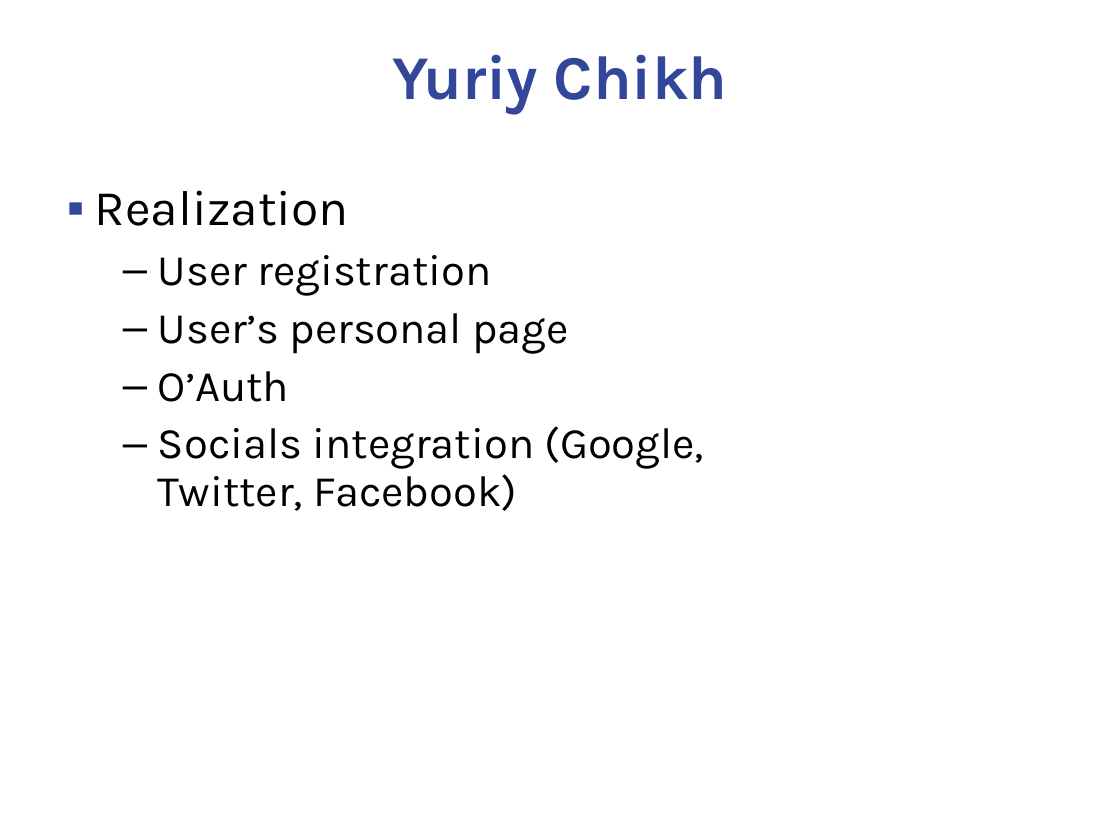
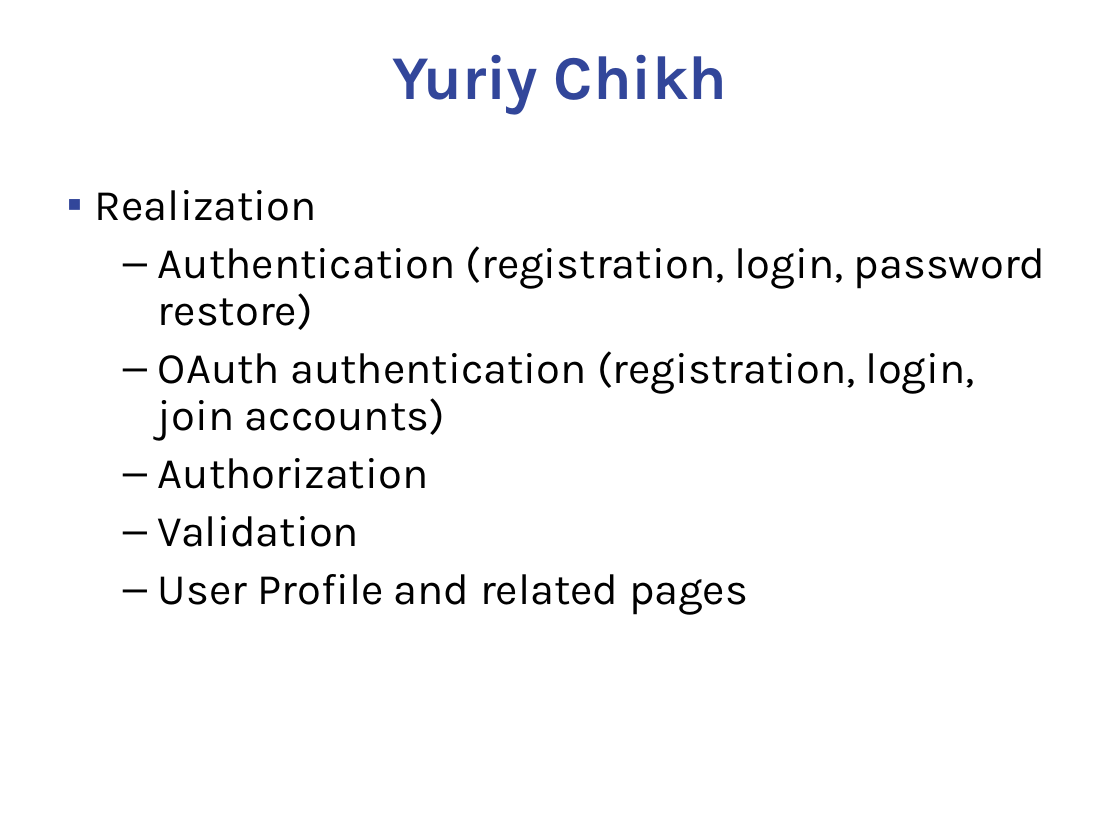
Before and after one commit to if-056-java/animalsRepo, a slide deck: slide 13 of offering demo/Java_IF_056_OD.ppt. Drawn at 1120x840 pixels with LibreOffice and Linux fonts; fonts in the diff are those of the drawing; background and template pictures are left out. Boxes give left, top, right and bottom in pixels: in the first picture for what was removed or moved away, otherwise in the second. Text is boxed around its words. In the diff, an @@ line names an element or a change of style, - is before the commit and + after.

Commit message:
editing offering demo powerpoint

```diff
--- a/offering demo/Java_IF_056_OD.ppt
+++ b/offering demo/Java_IF_056_OD.ppt
@@ text at bbox=[95, 190, 317, 221]: size 32 to 28 pt in "Realization"; less space between paragraphs @@
@@ text at bbox=[158, 246, 1046, 615]: text changed @@
-  – User registration
-  – User’s personal page
-  – O’Auth
-  – Socials integration (Google, Twitter, Facebook)
+  – Authentication (registration, login, password restore)
+  – OAuth authentication (registration, login, join accounts)
+  – Authorization
+  – Validation
+  – User Profile and related pages
```
